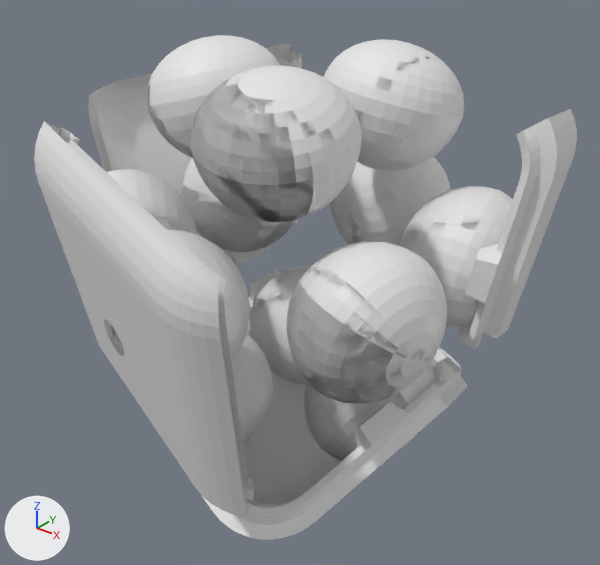
Before and after pictures for a commit that changed the Blender file 4d2mc.mech.mag.blend.
One viewpoint serves both versions: a 50 mm lens placed at (28.5, -35.2, 19.6), pointed at (-0.7, 1.3, -3.0). Lighting does not change. The marker at lower left points along +X, +Y and +Z.

Names of what the first picture shows: 'Tetra.Side'.
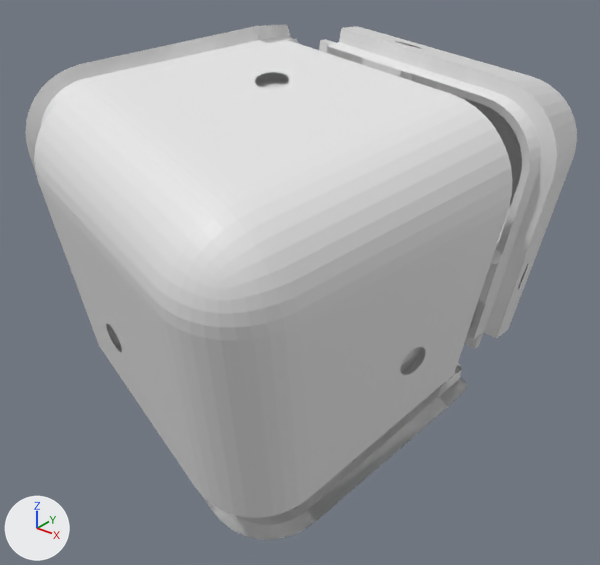
Commit message: making side magnet hole - after boolean

Location of each change, (x1, y1, x2, y2) in pixels of the pictures (600 x 565 px; the box of a moved part takes in the faces that stretch with it):
'Tetra.Side', reshaped, modifiers changed
    before: (34, 35, 577, 540)
    after: (25, 24, 577, 540)
part 1 of me_solid_002, moved or reshaped
    before: (88, 96, 571, 540)
    after: (58, 35, 561, 470)
part 3 of me_sphere_008, moved or reshaped (not visible afterwards)
    before: (104, 35, 529, 461)

The change in detail:
me_solid_002 is used by ob_tetra_side; location (0.0, 0.0, 0.0).
me_solid_002 had 834 vertices, 780 faces and spanned x -12.1..10.8, y -11.1..11.1, z -19.1..-5.6.
me_solid_002 now has 648 vertices, 547 faces, 25 loose edges and spans x -12.1..0.0, y 0.0..9.4, z -19.1..-4.3.
me_solid_002 part 1: 656 vertices removed from x -12.0..10.8, y -11.1..11.1, z -19.1..-5.6; 470 vertices added at x -7.5..-0.9, y 1.0..8.1, z -13.0..-4.3.
me_sphere_008 is used by ob_magnet_5mm_002; location (0.0, 0.0, 0.0).
me_sphere_008 had 1446 vertices, 1536 faces and spanned x -6.91..1.16, y 1.0..8.79, z -12.22..-4.29.
me_sphere_008 now has 964 vertices, 1024 faces and spans x -7.88..1.16, y 1.0..9.59, z -13.3..-4.29.
me_sphere_008 part 2: the loose piece of 482 vertices spanning x -6.14..0.34, y 1.82..8.08, z -11.48..-5.11 is deleted.
me_sphere_008 part 3: 156 vertices moved from x -6.91..0.42, y 2.77..8.79, z -12.22..-5.52 to x -7.88..0.5, y 2.69..9.59, z -13.3..-5.44.
Object 'Tetra.Side' (ob_tetra_side) loses its BOOLEAN modifier named 'Boolean'.
Modifier setting removed (it was object = ob_magnet_5mm_002).
Modifier setting removed (it was operation = 'UNION').
Object 'Tetra.Side' (ob_tetra_side) gains a MIRROR modifier named 'Mirror'.
Modifier setting: use_axis = (False, True, False).
Object 'Tetra.Side' (ob_tetra_side) gains a ARRAY modifier named 'Array'.
Modifier setting: count = 3.
Modifier setting: use_relative_offset = False.
Modifier setting: use_object_offset = True.
Modifier setting: offset_object = ob_empty_origin_z_120.
